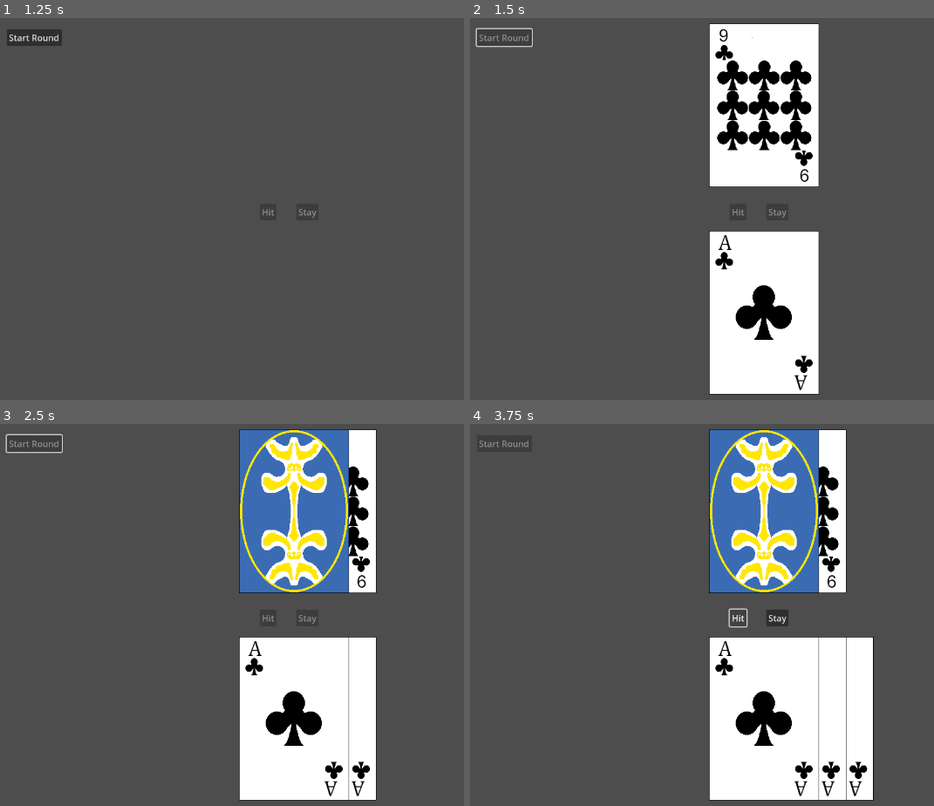
Above: before the commit, frames 1-4 (two rows, left to right).
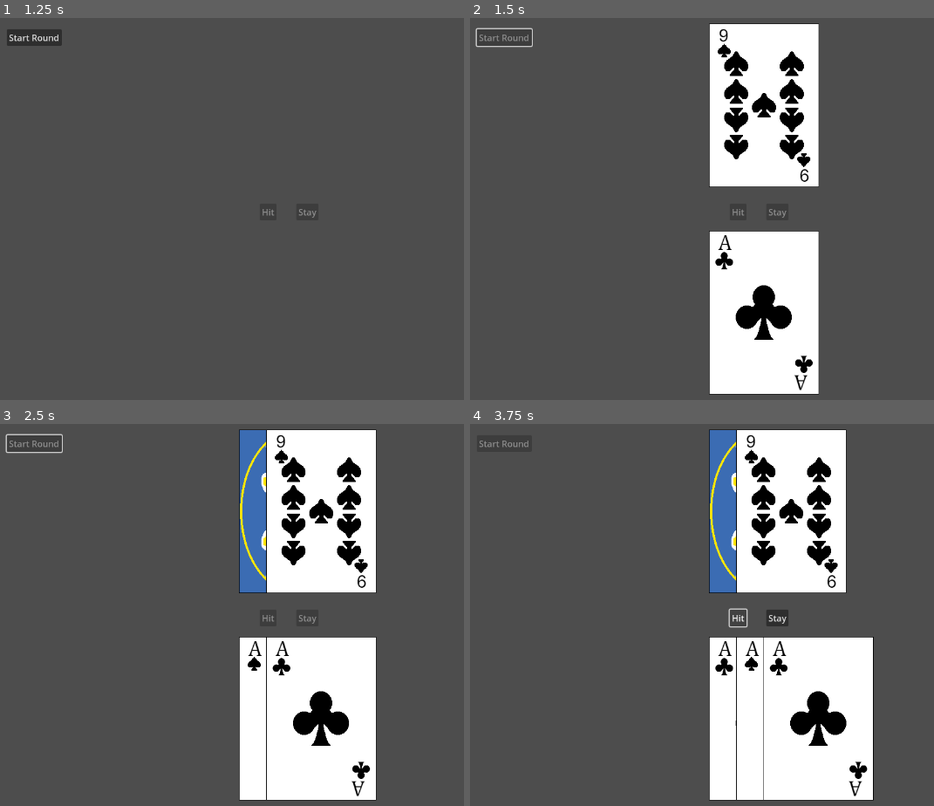
Above: after the commit, the same moments.

Repository: OwenFrakes/congressAppChallenge
Game: Godot game, scene res://Scenes/playerMovement.tscn
Two runs of this game, one before a commit and one after it. Both use one fixed random seed, a clock stepped at 60 frames per second and the inputs below.
Inputs:
- Up to frame 1 (1.25 s): click "Blackjack" at 0.5 s
- Up to frame 2 (1.5 s): click "Start Round" at 1.25 s
- Up to frame 3 (2.5 s): tap Enter at 2 s
- Up to frame 4 (3.75 s): tap Space at 2.75 s; click "Hit" at 3.5 s

Frame 1 is identical in both runs. In frame 2, 3.0% of the frame differs, in the area x 52-74%, y 5-40%; in frame 3, 9.3%; in frame 4, 10%, in the area x 57-82%, y 1-99%.

Commit message:
Blackjack card update.

Diff:
--- /dev/null
+++ b/Resources/SpadesSpriteSheet.tres
@@ -0,0 +1,109 @@
+[gd_resource type="SpriteFrames" load_steps=16 format=3 uid="uid://xedgwf4irc6x"]
+
+[ext_resource type="Texture2D" uid="uid://8ysc1vufq5kf" path="res://Resources/SpadesSheet2.png" id="1_0g8bo"]
+
+[sub_resource type="AtlasTexture" id="AtlasTexture_afmkq"]
+atlas = ExtResource("1_0g8bo")
+region = Rect2(0, 0, 202, 300)
+
+[sub_resource type="AtlasTexture" id="AtlasTexture_151op"]
+atlas = ExtResource("1_0g8bo")
+region = Rect2(202, 0, 202, 300)
+
+[sub_resource type="AtlasTexture" id="AtlasTexture_72r86"]
+atlas = ExtResource("1_0g8bo")
+region = Rect2(404, 0, 202, 300)
+
+[sub_resource type="AtlasTexture" id="AtlasTexture_aywxb"]
+atlas = ExtResource("1_0g8bo")
+region = Rect2(606, 0, 202, 300)
+
+[sub_resource type="AtlasTexture" id="AtlasTexture_m3h5n"]
+atlas = ExtResource("1_0g8bo")
+region = Rect2(0, 300, 202, 300)
+
+[sub_resource type="AtlasTexture" id="AtlasTexture_f0u2e"]
+atlas = ExtResource("1_0g8bo")
+region = Rect2(202, 300, 202, 300)
+
+[sub_resource type="AtlasTexture" id="AtlasTexture_sn37r"]
+atlas = ExtResource("1_0g8bo")
+region = Rect2(404, 300, 202, 300)
+
+[sub_resource type="AtlasTexture" id="AtlasTexture_dwm23"]
+atlas = ExtResource("1_0g8bo")
+region = Rect2(606, 300, 202, 300)
+
+[sub_resource type="AtlasTexture" id="AtlasTexture_p13fp"]
+atlas = ExtResource("1_0g8bo")
+region = Rect2(0, 600, 202, 300)
+
+[sub_resource type="AtlasTexture" id="AtlasTexture_latoq"]
+atlas = ExtResource("1_0g8bo")
+region = Rect2(202, 600, 202, 300)
+
+[sub_resource type="AtlasTexture" id="AtlasTexture_k265o"]
+atlas = ExtResource("1_0g8bo")
+region = Rect2(404, 600, 202, 300)
+
+[sub_resource type="AtlasTexture" id="AtlasTexture_5dnxo"]
+atlas = ExtResource("1_0g8bo")
+region = Rect2(606, 600, 202, 300)
+
+[sub_resource type="AtlasTexture" id="AtlasTexture_ys648"]
+atlas = ExtResource("1_0g8bo")
+region = Rect2(0, 900, 202, 300)
+
+[sub_resource type="AtlasTexture" id="AtlasTexture_lga3a"]
+atlas = ExtResource("1_0g8bo")
+region = Rect2(202, 900, 202, 300)
+
+[resource]
+animations = [{
+"frames": [{
+"duration": 1.0,
+"texture": SubResource("AtlasTexture_afmkq")
+}, {
+"duration": 1.0,
+"texture": SubResource("AtlasTexture_151op")
+}, {
+"duration": 1.0,
+"texture": SubResource("AtlasTexture_72r86")
+}, {
+"duration": 1.0,
+"texture": SubResource("AtlasTexture_aywxb")
+}, {
+"duration": 1.0,
+"texture": SubResource("AtlasTexture_m3h5n")
+}, {
+"duration": 1.0,
+"texture": SubResource("AtlasTexture_f0u2e")
+}, {
+"duration": 1.0,
+"texture": SubResource("AtlasTexture_sn37r")
+}, {
+"duration": 1.0,
+"texture": SubResource("AtlasTexture_dwm23")
+}, {
+"duration": 1.0,
+"texture": SubResource("AtlasTexture_p13fp")
+}, {
+"duration": 1.0,
+"texture": SubResource("AtlasTexture_latoq")
+}, {
+"duration": 1.0,
+"texture": SubResource("AtlasTexture_k265o")
+}, {
+"duration": 1.0,
+"texture": SubResource("AtlasTexture_5dnxo")
+}, {
+"duration": 1.0,
+"texture": SubResource("AtlasTexture_ys648")
+}, {
+"duration": 1.0,
+"texture": SubResource("AtlasTexture_lga3a")
+}],
+"loop": true,
+"name": &"default",
+"speed": 5.0
+}]
--- /dev/null
+++ b/Scenes/player.gd
@@ -0,0 +1,3 @@
+extends Node
+
+var playerMoney = 0
--- a/Scenes/playerMovement.tscn
+++ b/Scenes/playerMovement.tscn
@@ -1,6 +1,7 @@
-[gd_scene load_steps=2 format=3 uid="uid://d0no6puo6onw3"]
+[gd_scene load_steps=3 format=3 uid="uid://d0no6puo6onw3"]
 
 [ext_resource type="Script" path="res://Scripts/player_mover.gd" id="1_qnrmp"]
+[ext_resource type="Script" path="res://Scenes/player.gd" id="2_aa37n"]
 
 [node name="PlayerMovement" type="Node2D"]
 
@@ -18,4 +19,7 @@
 [node name="PlayerMover" type="Node" parent="."]
 script = ExtResource("1_qnrmp")
 
+[node name="Player" type="Node" parent="."]
+script = ExtResource("2_aa37n")
+
 [connection signal="pressed" from="BlackJackButton" to="PlayerMover" method="_on_black_jack_button_pressed"]
--- a/Scripts/black_jack_dealer.gd
+++ b/Scripts/black_jack_dealer.gd
@@ -1,11 +1,13 @@
 extends Node
 
-@onready var playerRef : Gambler = $"../Player/Gambler"
+var playerRef : Gambler
 var dealer : Gambler
 
 func _ready():
 	dealer = Gambler.new()
 	add_child(dealer)
+	playerRef = Gambler.new()
+	add_child(playerRef)
 
 func startRound():
 	#Make sure no other cards are in their hands, for whatever reason.
@@ -57,19 +59,26 @@
 #Arranges the dealer's hand.
 func arrangeDealerHand():
 	var dealerHand = dealer.getHand()
-	var dealerPos = 0
+	var dealerPos = 0 # Shifts each of the cards over.
+	var dVisLayer = 1 # Changes the order the cards are seen when overlaping.
 	for card in dealerHand:
 		card.updateCardFace()
 		card.position = Vector2((1280.0/2.0 + dealerPos - 75), 170)
+		card.set_z_index(dVisLayer)
+		dVisLayer += 1
 		dealerPos += 50
+		print(card.getSuit() + " " + str(card.getValue()))
 
 #Arranges the player's hand.
 func arrangePlayerHand():
 	var playerHand = playerRef.getHand()
-	var playerPos = 0
+	var playerPos = 0 # Shifts each of the cards over.
+	var pVisLayer = 1 # Changes the order the cards are seen when overlaping.
 	for card in playerHand:
 		card.updateCardFace()
 		card.position = Vector2((1280.0/2.0 + playerPos - 75), 550)
+		card.set_z_index(pVisLayer)
+		pVisLayer += 1
 		playerPos += 50
 
 # Gets the total of a given hand, needs a hand as a parameter.
--- a/Scripts/card.gd
+++ b/Scripts/card.gd
@@ -5,7 +5,6 @@
 var faceUp = false
 
 func _ready():
-	sprite_frames = load("res://Resources/ClubsSpriteSheet.tres")
 	set_texture_filter(1)
 	#set_scale(Vector2(0.75, 0.75))
 
@@ -39,6 +38,15 @@
 	updateCardFace()
 
 func updateCardFace():
+	match(getSuit()):
+			"Spades":
+				sprite_frames = load("res://Resources/SpadesSpriteSheet.tres")
+			"Clubs":
+				sprite_frames = load("res://Resources/ClubsSpriteSheet.tres")
+			"Hearts":
+				sprite_frames = load("res://Resources/ClubsSpriteSheet.tres")
+			"Diamonds":
+				sprite_frames = load("res://Resources/ClubsSpriteSheet.tres")
 	if(faceUp):
 		pause()
 		set_frame_and_progress(getValue() - 1, frame_progress)
--- a/Scripts/player_mover.gd
+++ b/Scripts/player_mover.gd
@@ -1,6 +1,7 @@
 extends Node
 
-
+#PlayerMover is a node because it saves space to have a bunch of buttons send signals to this script
+# to change scenes, than it would be to give 40 buttons their own script to change the scene.
 
 #Changes the scene to blackjack.
 func _on_black_jack_button_pressed() -> void:
Binary file added: Resources/SpadesSheet2.png
Not shown, added: Resources/SpadesSheet2.png.import
